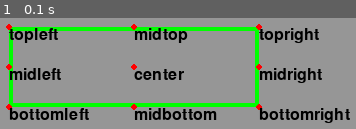
Above: before the commit, frame 1.
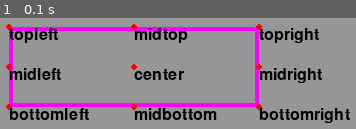
Above: after the commit, the same moment.

Repository: ilamv/oc20
Game: pygame game, started from tutorial/lesson 3/rect2.py
The game is run twice, just before and just after one commit, with the same random seed, the same clock (stepped at 60 frames per second) and the same inputs.
Inputs:
- Up to frame 1 (0.1 s): no input

The runs differ from the first frame. In frame 1, 6.2% of the frame differs, in the area x 2-73%, y 8-81%.

Commit message:
Update rect2.py

Diff:
--- a/tutorial/lesson 3/rect2.py
+++ b/tutorial/lesson 3/rect2.py
@@ -16,7 +16,7 @@
             running = False
 
     screen.fill(GRAY)
-    pygame.draw.rect(screen, GREEN, rect, 4)
+    pygame.draw.rect(screen, MAGENTA, rect, 4)
 
     for pt in pts:
         draw_point(pt, eval('rect.'+pt))
